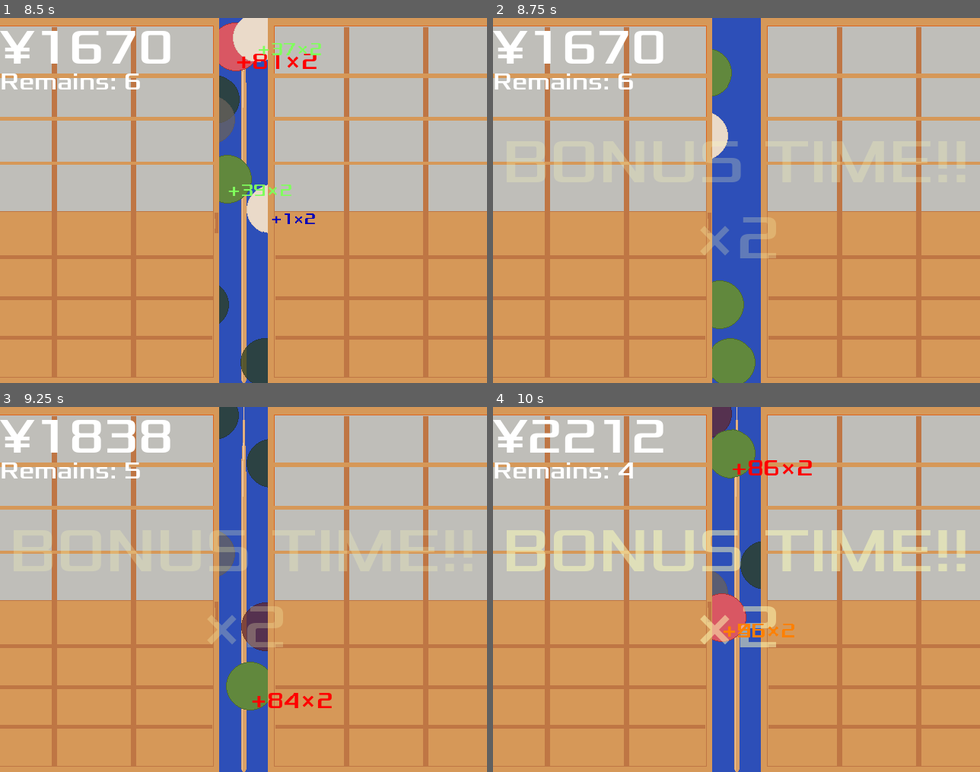
Above: before the commit, frames 1-4 (two rows, left to right).
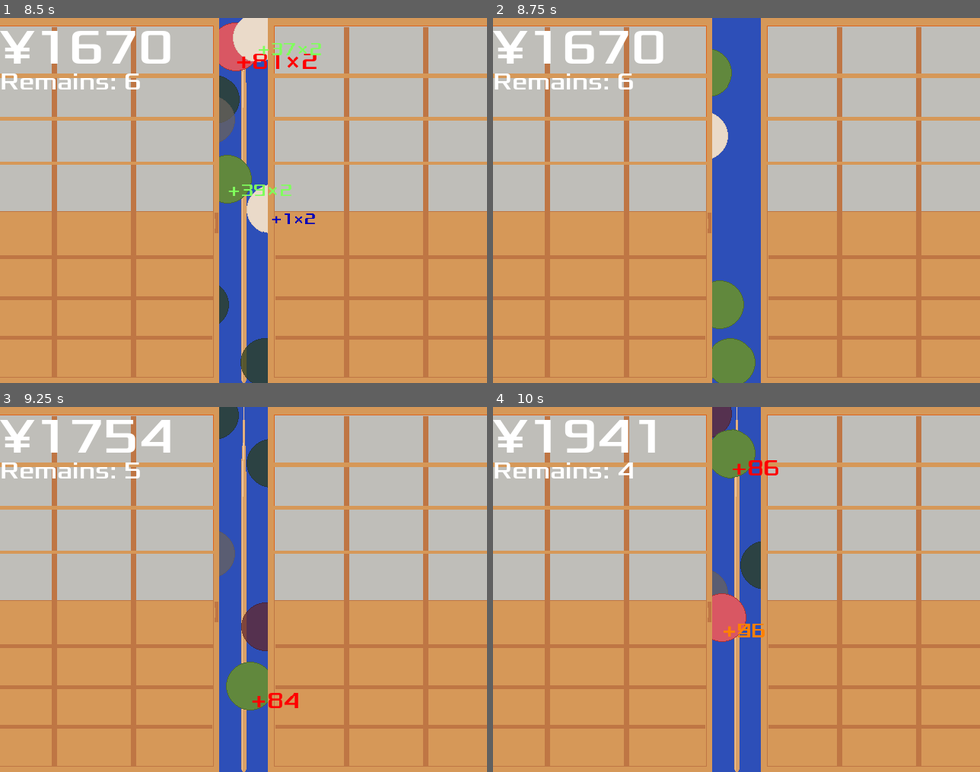
Above: after the commit, the same moments.

Repository: zundouz/ldjam54_odango
Game: Godot game, scene res://main.tscn
Same seed, same stepped clock (60 frames per second), same inputs: the game is played once before the commit and once after it.
Inputs (mouse positions are in pixels of both pictures, inside the frame that each line leads up to):
- Up to frame 1 (8.5 s): tap Space (space) at 0.5, 2, 2.1, 5.1, 8.1 s; move the mouse to (219, 273) at 0.52 s; hold Up (move_up) 0.53-2.03 s; tap Enter (enter) at 0.6, 3.6, 6.6 s; move the mouse to (389, 255) at 1.27 s; click (389, 255) at 1.35 s; move the mouse to (97, 145) at 2.02 s; move the mouse to (267, 200) at 2.77 s; tap W (w_key) at 2.85, 5.85 s; move the mouse to (170, 109) at 3.52 s; move the mouse to (350, 182) at 4.27 s; hold Up (move_up) 4.28-8.03 s; click (350, 182) at 4.35 s; move the mouse to (146, 218) at 5.02 s; move the mouse to (292, 120) at 5.77 s; move the mouse to (219, 273) at 6.52 s; move the mouse to (389, 255) at 7.27 s; click (389, 255) at 7.35 s; move the mouse to (97, 145) at 8.02 s
- Up to frame 2 (8.75 s): no input
- Up to frame 3 (9.25 s): move the mouse to (267, 589) at 8.77 s; tap W (w_key) at 8.85 s
- Up to frame 4 (10 s): move the mouse to (663, 498) at 9.52 s; hold Up (move_up) from 9.53 s (still down); tap Enter (enter) at 9.6 s

Frame 1 is identical in both runs. In frame 2, 1.4% of the frame differs, in the area x 2-97%, y 33-66%; in frame 3, 2.1%; in frame 4, 6.2%, in the area x 2-98%, y 3-66%.

Commit message:
fixme: 判定用の団子種類配列がリセットされない件を対症療法
- 根本の原因は連打を想定していないからだと思われる…

Diff:
--- a/odango.gd
+++ b/odango.gd
@@ -15,6 +15,9 @@
 var shot_hit_judge_val : int = 36
 
 var odango_type : MyGlobal.odango_type_enum
+
+var prev_shotted_odango_array_len : int = 0
+var prev_shotted_odango_array_init_counter : int = 0
 
 # Called when the node enters the scene tree for the first time.
 func _ready():
@@ -119,6 +122,17 @@
 	print(MyGlobal.all_shotted_odango_kind)
 	print(MyGlobal.is_now_bonus_time)
 
+
+	# FIXME: 対症療法だけど、判定配列が初期化されないで蓄積されてしまう場合は強制的に初期化しておく
+	if prev_shotted_odango_array_len == len(MyGlobal.all_shotted_odango_kind):
+		prev_shotted_odango_array_init_counter = prev_shotted_odango_array_init_counter + 1
+		if prev_shotted_odango_array_init_counter > 30:
+			MyGlobal.all_shotted_odango_kind.clear()
+	else:
+		prev_shotted_odango_array_init_counter = 0
+
+	prev_shotted_odango_array_len = len(MyGlobal.all_shotted_odango_kind)
+
 ## 画面外に言ったらfreeして消えてもらう
 #func _on_visible_on_screen_notifier_2d_screen_exited():
 #	queue_free()
